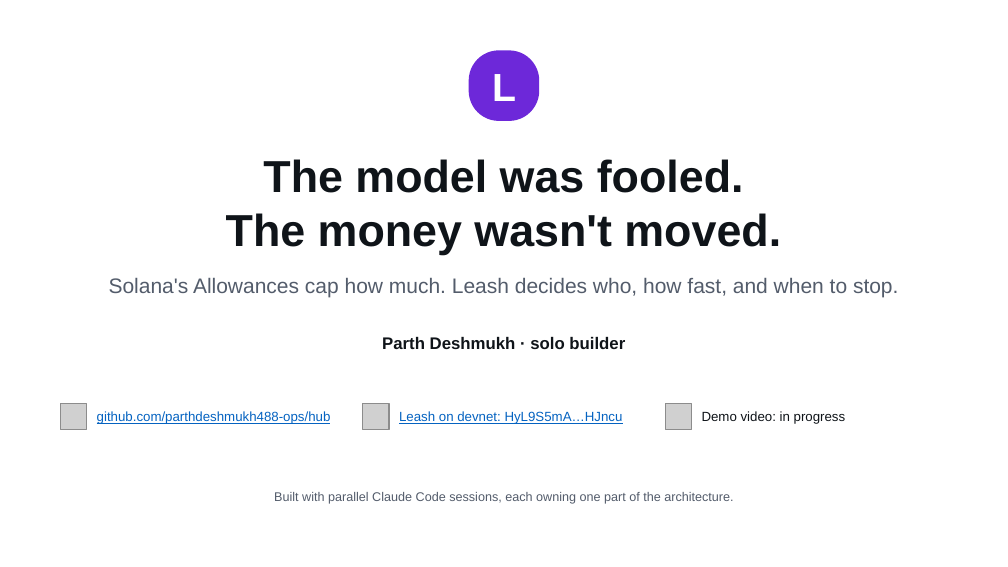
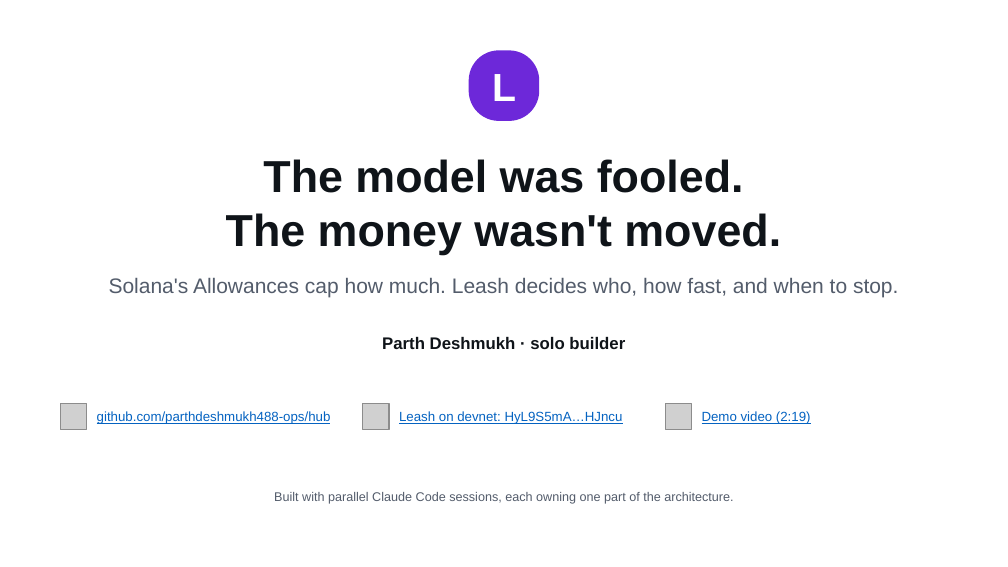
Before and after one commit to parthdeshmukh488-ops/hub, a slide deck: slide 13 of docs/pitch/leash-deck.pptx. Drawn at 1008x567 pixels with LibreOffice and Linux fonts; fonts in the diff are those of the drawing; grey boxes stand for pictures. Boxes give left, top, right and bottom in pixels: in the first picture for what was removed or moved away, otherwise in the second. Text is boxed around its words. In the diff, an @@ line names an element or a change of style, - is before the commit and + after.

```diff
--- a/docs/pitch/leash-deck.pptx
+++ b/docs/pitch/leash-deck.pptx
@@ text at bbox=[702, 411, 811, 424]: text changed; text colour #0F1419 to #0563C1 @@
-Demo video: in progress
+Demo video (2:19)
```
Also in this commit, not shown: 5 other files.
